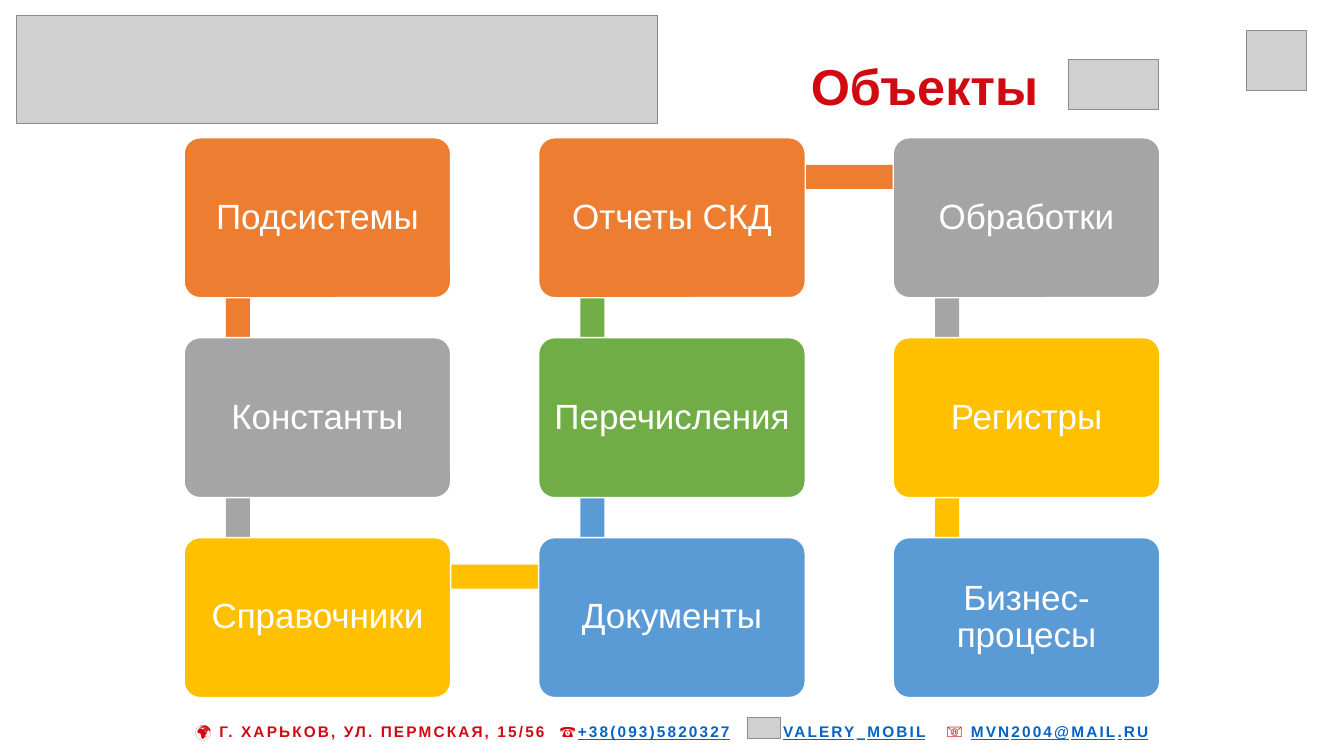
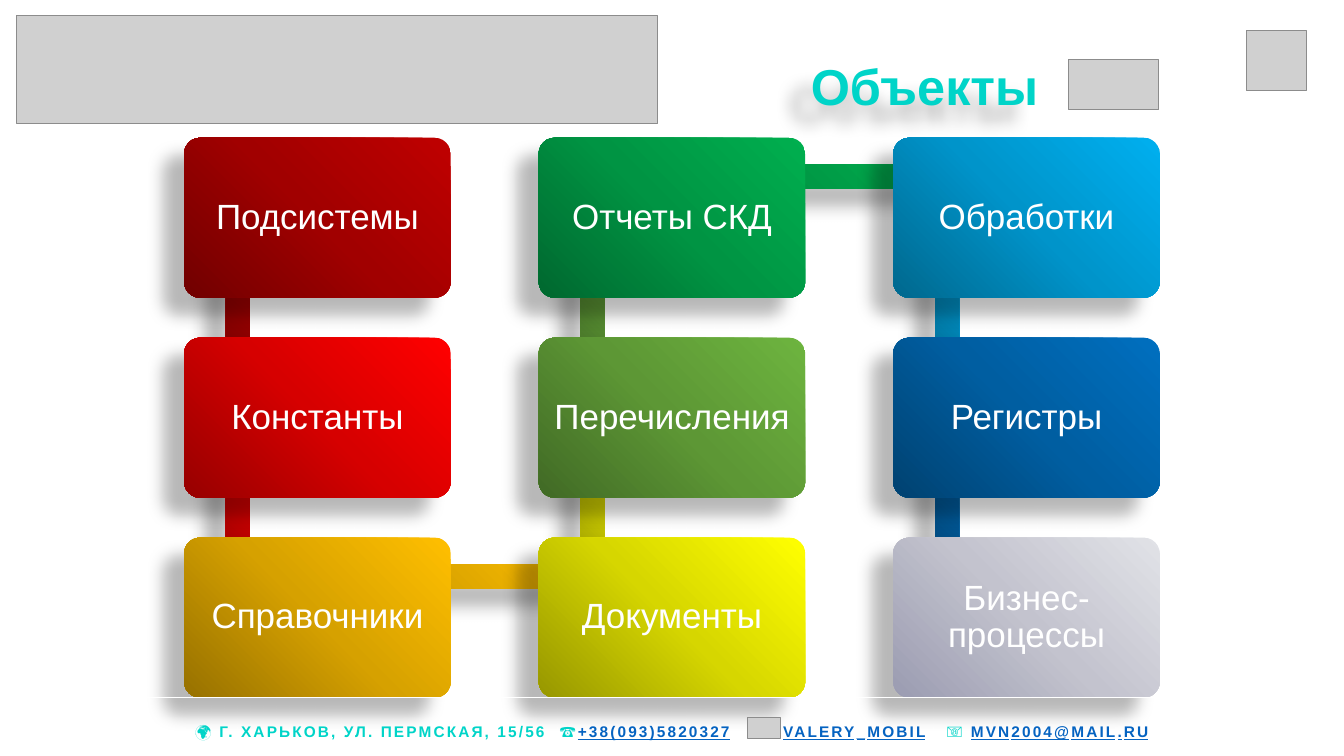
Before and after one commit to mvn2004/idp, a slide deck: slide 8 of files/Development1CMedstar.pptx. Drawn at 1344x756 pixels with LibreOffice and Linux fonts; fonts in the diff are those of the drawing; grey boxes stand for pictures. Boxes give left, top, right and bottom in pixels: in the first picture for what was removed or moved away, otherwise in the second. Text is boxed around its words. In the diff, an @@ line names an element or a change of style, - is before the commit and + after.

```diff
--- a/files/Development1CMedstar.pptx
+++ b/files/Development1CMedstar.pptx
@@ title "Объекты" at (x1=811, y1=68, x2=1038, y2=106): text colour #D10A11 to #00D4C8 @@
@@ rounded rectangle at (x1=185, y1=138, x2=451, y2=298): fill #ED7D31 to gradient #720000 to #A20000 to #C00000; outline #FFFFFF 1 pt to none; shadow on @@
@@ rounded rectangle at (x1=538, y1=138, x2=805, y2=298): fill #ED7D31 to gradient #00682F to #009443 to #00B050; outline #FFFFFF 1 pt to none; shadow on @@
@@ rounded rectangle at (x1=893, y1=138, x2=1159, y2=298): fill #A5A5A5 to gradient #00688E to #0094CA to #00B0F0; outline #FFFFFF 1 pt to none; shadow on @@
@@ rectangle at (x1=225, y1=178, x2=250, y2=377): fill #ED7D31 to gradient #720000 to #A20000 to #C00000; shadow on @@
@@ rectangle at (x1=580, y1=178, x2=604, y2=377): fill #70AD47 to gradient #416B26 to #5D9835 to #6EB53F; shadow on @@
@@ rectangle at (x1=593, y1=165, x2=947, y2=190): fill #ED7D31 to gradient #00682F to #009443 to #00B050; shadow on @@
@@ rectangle at (x1=935, y1=178, x2=959, y2=377): fill #A5A5A5 to gradient #00688E to #0094CA to #00B0F0; shadow on @@
@@ rounded rectangle at (x1=185, y1=338, x2=451, y2=498): fill #A5A5A5 to gradient #970000 to #D70000 to #FF0000; outline #FFFFFF 1 pt to none; shadow on @@
@@ rounded rectangle at (x1=538, y1=338, x2=805, y2=498): fill #70AD47 to gradient #416B26 to #5D9835 to #6EB53F; outline #FFFFFF 1 pt to none; shadow on @@
@@ rounded rectangle at (x1=893, y1=338, x2=1159, y2=498): fill #FFC000 to gradient #004272 to #005EA2 to #0070C0; outline #FFFFFF 1 pt to none; shadow on @@
@@ rectangle at (x1=225, y1=378, x2=250, y2=576): fill #A5A5A5 to gradient #970000 to #D70000 to #FF0000; shadow on @@
@@ rectangle at (x1=580, y1=378, x2=604, y2=576): fill #5B9BD5 to gradient #979700 to #D7D700 to #FFFF00; shadow on @@
@@ rectangle at (x1=935, y1=378, x2=959, y2=576): fill #FFC000 to gradient #004272 to #005EA2 to #0070C0; shadow on @@
@@ rounded rectangle at (x1=185, y1=537, x2=451, y2=698): fill #FFC000 to gradient #977200 to #D7A200 to #FFC000; outline #FFFFFF 1 pt to none; shadow on @@
@@ rounded rectangle at (x1=538, y1=537, x2=805, y2=698): fill #5B9BD5 to gradient #979700 to #D7D700 to #FFFF00; outline #FFFFFF 1 pt to none; shadow on @@
@@ rounded rectangle at (x1=893, y1=537, x2=1159, y2=698): fill #5B9BD5 to gradient #9B9DB1 to #C3C4CF to #E2E2E7; outline #FFFFFF 1 pt to none; shadow on @@
@@ rectangle at (x1=238, y1=565, x2=592, y2=589): fill #FFC000 to gradient #977200 to #D7A200 to #FFC000; shadow on @@
@@ text at (x1=948, y1=586, x2=1105, y2=654): text changed @@
-Бизнес-процесы
+Бизнес-процессы
@@ table at (x1=0, y1=698, x2=1344, y2=756) @@
@@ text colour #D10A11 to #00D4C8 in "🌍 Г. ХАРЬКОВ, УЛ. ПЕРМСКАЯ, 15/56 ☎+38(093)5820327 ..." @@
```
Also in this commit, not shown: 7 other slides changed.
